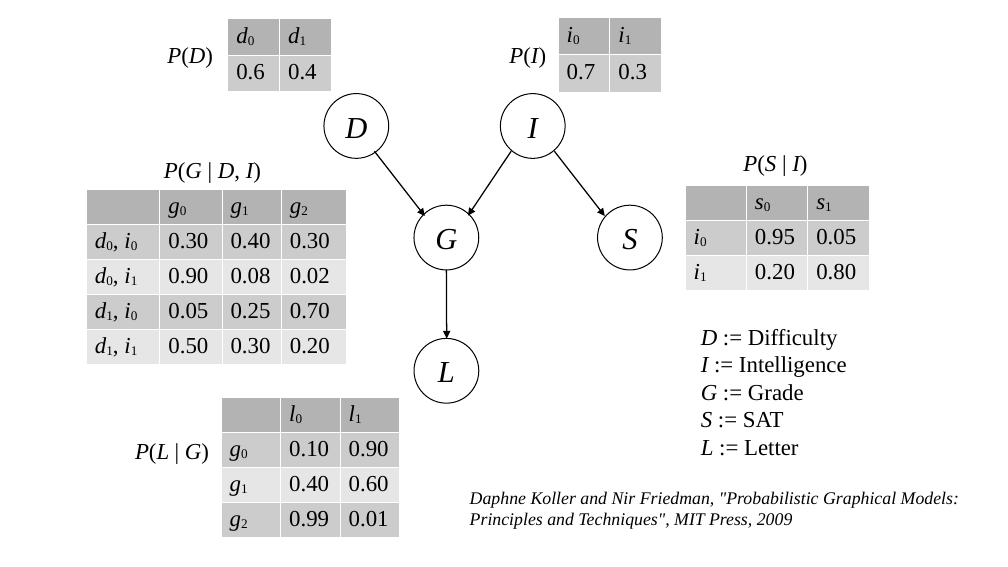
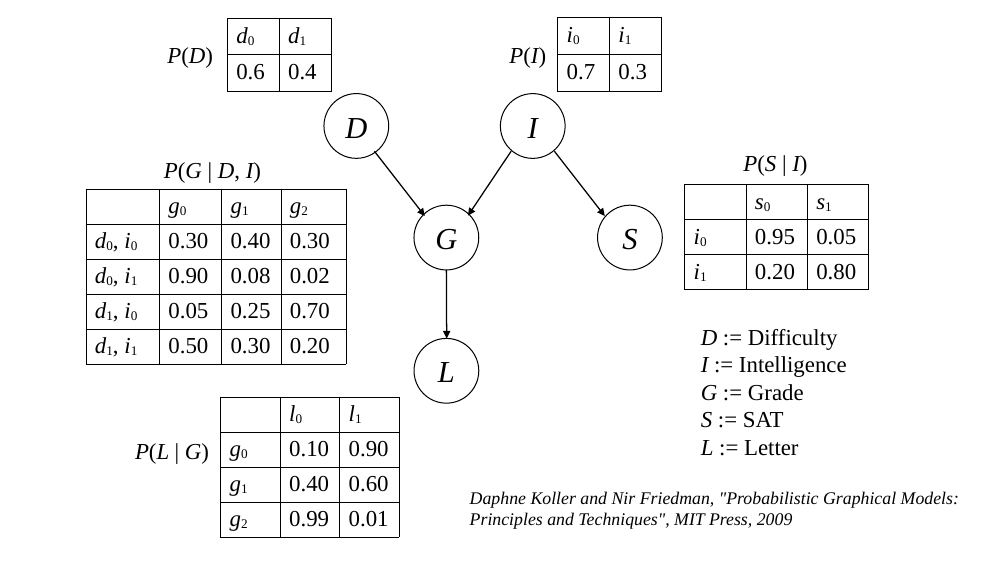
Before and after one commit to ax-va/Project-BayesianPy, a slide deck: slide 2 of models/factor_graphs/student.odp (slide 1 before the commit). Drawn at 1008x567 pixels with LibreOffice and Linux fonts; fonts in the diff are those of the drawing. Boxes give left, top, right and bottom in pixels: in the first picture for what was removed or moved away, otherwise in the second. Text is boxed around its words. In the diff, an @@ line names an element or a change of style, - is before the commit and + after.

```diff
--- a/models/factor_graphs/student.odp
+++ b/models/factor_graphs/student.odp
@@ table at bbox=[228, 18, 332, 91] @@
@@ fill #B3B3B3 to none in row 1 @@
@@ fill #CCCCCC to none in row 2 @@
@@ borders changed @@
@@ table at bbox=[558, 17, 662, 91] @@
@@ fill #B3B3B3 to none in row 1 @@
@@ fill #CCCCCC to none in row 2 @@
@@ borders changed @@
@@ table at bbox=[86, 189, 346, 364] @@
@@ fill #B3B3B3 to none in 3 cells @@
@@ fill #CCCCCC to none in 8 cells @@
@@ fill #E6E6E6 to none in 8 cells @@
@@ borders changed @@
@@ table at bbox=[685, 185, 869, 290] @@
@@ fill #B3B3B3 to none in 2 cells @@
@@ fill #CCCCCC to none in row 2 @@
@@ fill #E6E6E6 to none in row 3 @@
@@ borders changed @@
@@ table at bbox=[220, 397, 399, 537] @@
@@ fill #B3B3B3 to none in 2 cells @@
@@ fill #CCCCCC to none in 6 cells @@
@@ fill #E6E6E6 to none in row 3 @@
@@ borders changed @@
```
Also in this commit, not shown: 2 slides added, 1 other file.
